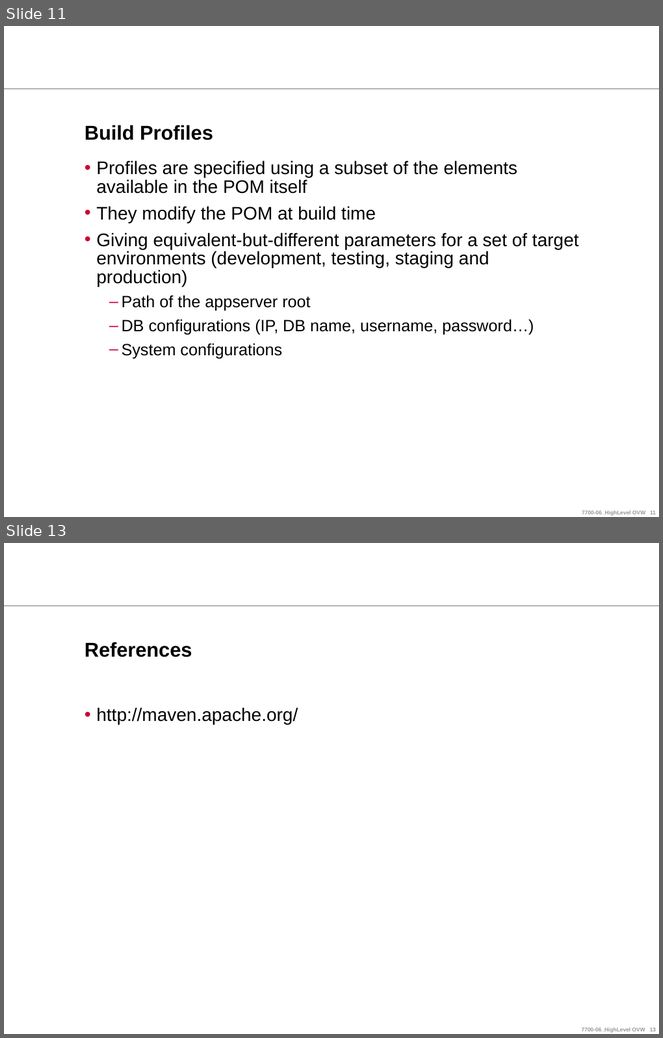
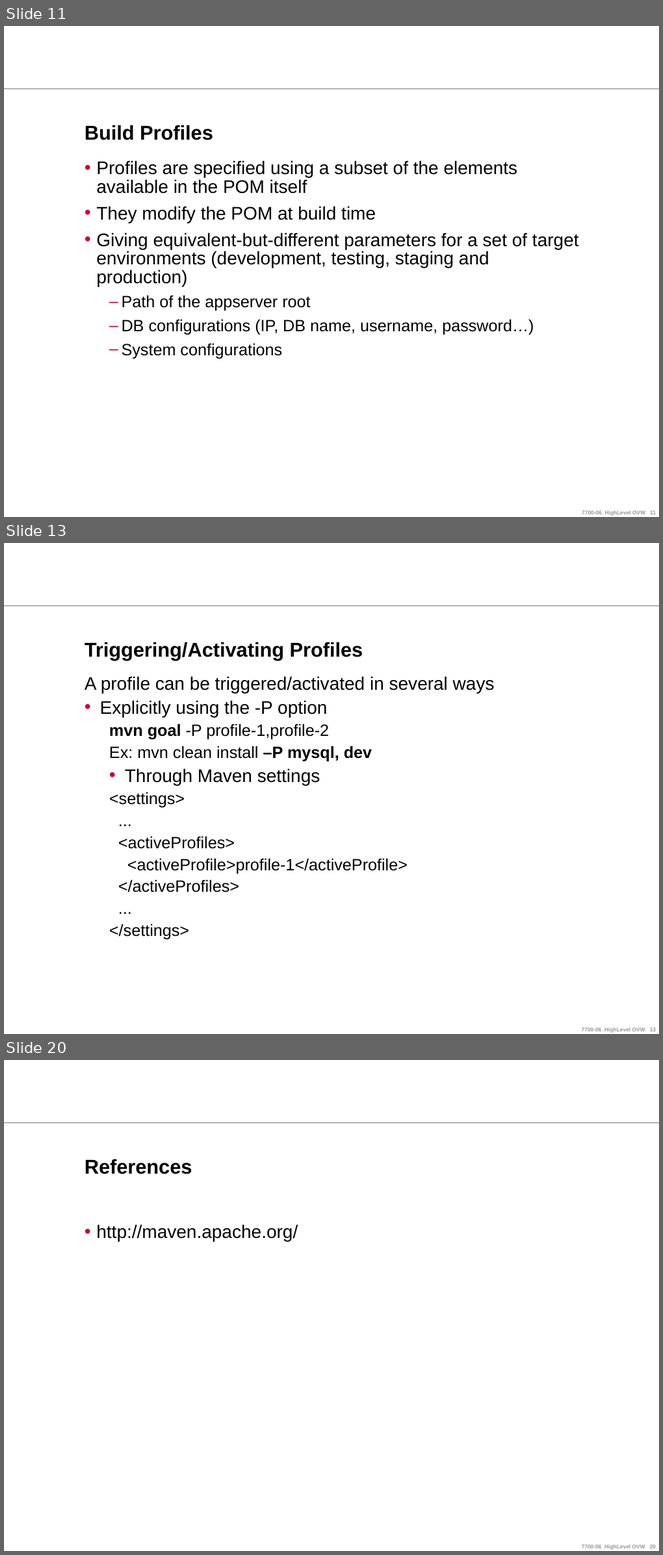
Before and after one commit to ndlongit/longnd-data, a slide deck: Document/Tutorial/[Presentation] Maven.ppt. Shown one above the other, each under a label of ours: slides 11 and 13 before the commit, slides 11, 13 and 20 after it; the slides between them are not shown. The pictures are 663x1038 and 663x1555 pixels, drawn with LibreOffice and Linux fonts; fonts in the diff are those of the drawing; background and template pictures are left out. Boxes give left, top, right and bottom in pixels: in the first picture for what was removed or moved away, otherwise in the second. Text is boxed around its words. In the diff, an @@ line names an element or a change of style, - is before the commit and + after.

```diff
--- a/Document/Tutorial/[Presentation] Maven.ppt
+++ b/Document/Tutorial/[Presentation] Maven.ppt
@@ slide 13 added at bbox=[4, 543, 659, 1034], background #FFFFFF; not listed: 2 template elements that a slide beside it also shows @@
@@ title added at bbox=[85, 642, 363, 661], 22 pt, text #000000, bold @@
+Triggering/Activating Profiles
@@ text added at bbox=[85, 676, 495, 940], 18 pt, text #000000 @@
+A profile can be triggered/activated in several ways
+• Explicitly using the -P option
+  mvn goal -P profile-1,profile-2
+  Ex: mvn clean install –P mysql, dev
+• Through Maven settings
+  <settings>
+  ...
+  <activeProfiles>
+  <activeProfile>profile-1</activeProfile>
+  </activeProfiles>
+  ...
+  </settings>
@@ what was slide 13 is now slide 20 @@
```
Also in this commit, not shown: 1 slide changed, 6 other slides added.
